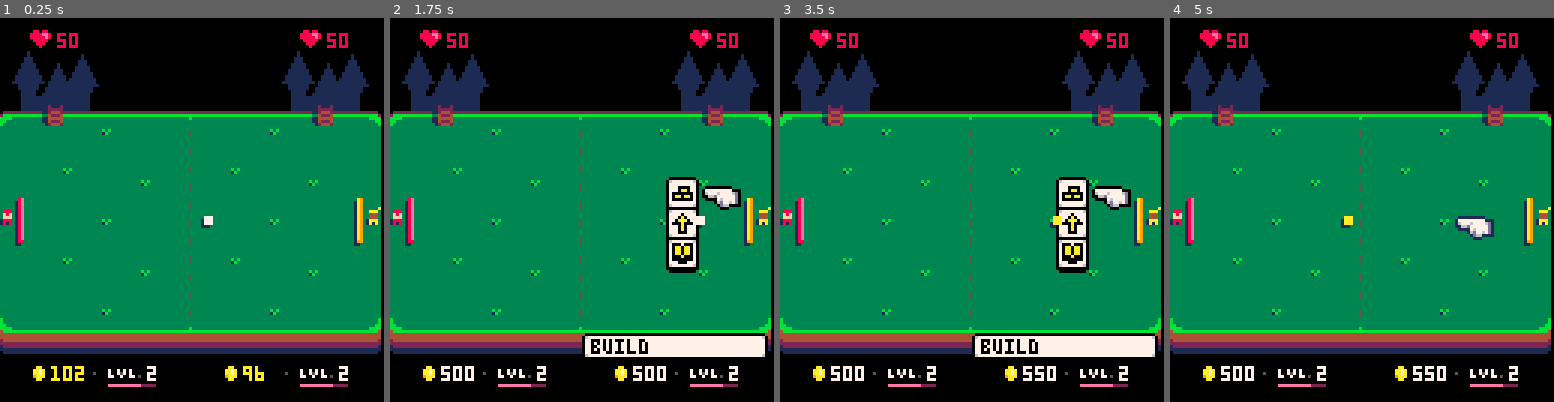
Above: before the commit, frames 1-4 (left to right).
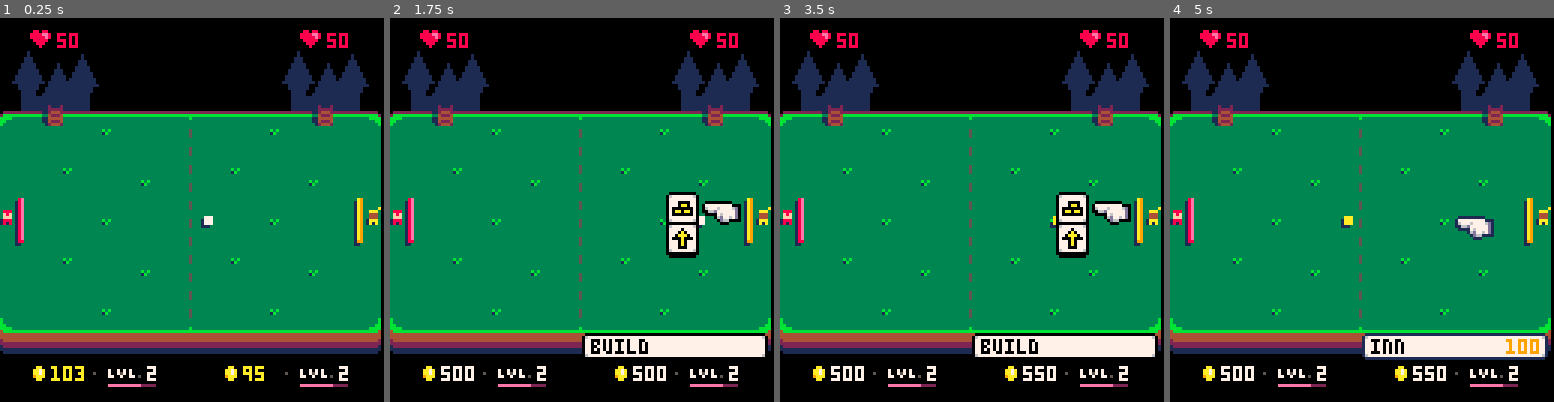
Above: after the commit, the same moments.

Repository: aylanonsense/arpongi
Game: PICO-8 cartridge cart.p8
Same seed, same stepped clock (60 frames per second), same inputs: the game is played once before the commit and once after it.
Inputs:
- Up to frame 1 (0.25 s): no input
- Up to frame 2 (1.75 s): tap X (X key) at 0.33, 1.07 s; tap O (Z key) at 0.7, 1.7 s; hold Right from 1.6 s (still down)
- Up to frame 3 (3.5 s): tap X (X key) at 1.85, 2.97 s; release Right at 2.1 s; tap O (Z key) every 0.4 s from 2.1 to 3.3 s; hold Up 2.15-2.42 s; hold Right 2.47-3.03 s; hold Left from 3.08 s (still down)
- Up to frame 4 (5 s): release Left at 3.58 s; hold Down 3.63-3.97 s; tap O (Z key) every 0.4 s from 3.7 to 4.9 s; hold Right 4.02-4.68 s; tap X (X key) at 4.08 s; hold Up from 4.73 s (still down)

The runs differ from the first frame. In frame 1, less than 0.1% of the frame differs, in the area x 19-69%, y 90-94%; in frame 2, 2.2%; in frame 3, 2.2%; in frame 4, 3.4%, in the area x 50-99%, y 82-90%.

Commit message:
Oy 'em buildin's ken get bigga an' bigga

Diff:
--- a/cart.p8
+++ b/cart.p8
@@ -5,9 +5,6 @@
 --[[
 
 todo:
-	render layers
-	upgrading buildings
-	building over another building destroys it first
 	ball gradually speeds up
 	the game ends when a commander reaches 0 hp
 	sound effects
@@ -19,6 +16,13 @@
 	gain xp
 	leveling up
 
+render layers:
+	2:	plots/grass
+	3:	troops
+	5:	buildings, players, ball
+	7:	effects
+	8:	menus
+	9:	ui
 
 platform channels:
 	1:	level bounds
@@ -77,10 +81,18 @@
 			local x=ternary(self.is_facing_left,92,24)
 			self.primary_menu=spawn_entity("menu",x,63,{
 				commander=self,
-				menu_items={{1,"build"},{2,"upgrade"},{3,"cast spell"}},
+				menu_items={{1,"build"},{2,"upgrade"}},--,{3,"cast spell"}},
 				on_select=function(self,item,index)
+					-- build
 					if index==1 then
 						self.commander.build_menu:show()
+						self:hide()
+					-- upgrade
+					elseif index==2 then
+						local location_menu=self.commander.location_menu
+						location_menu.action="upgrade"
+						location_menu.prev_choice=item
+						location_menu:show(mid(1,flr(#location_menu.menu_items*(self.commander.y-20+self.commander.height/2)/75),#location_menu.menu_items))
 						self:hide()
 					end
 				end
@@ -92,7 +104,7 @@
 					self:hide()
 					local location_menu=self.commander.location_menu
 					location_menu.action="build"
-					location_menu.build_choice=item
+					location_menu.prev_choice=item
 					location_menu:show(mid(1,flr(#location_menu.menu_items*(self.commander.y-20+self.commander.height/2)/75),#location_menu.menu_items))
 				end
 			})
@@ -101,10 +113,21 @@
 				menu_items=self.plots.locations,
 				on_select=function(self,location)
 					if self.action=="build" then
-						if self.commander:build(self.build_choice[2],self.build_choice[4],location) then
+						if self.commander:build(self.prev_choice[2],self.prev_choice[4],location) then
 							self:hide()
 							self.commander.is_frozen=false
 						end
+					elseif self.action=="upgrade" then
+						if location.building and location.building.is_alive then
+							if  location.building.upgrades<2 and self.commander:upgrade(location.building) then
+								self:hide()
+								self.commander.is_frozen=false
+							end
+						else
+							self:hide()
+							self.commander.is_frozen=false
+						end
+
 					end
 				end
 			})
@@ -149,13 +172,24 @@
 		end,
 		build=function(self,building_type,cost,location)
 			if self.gold.amount>=cost then
-				self.gold.amount-=cost
+				self.gold:add(-cost)
+				if location.building and location.building.is_alive then
+					location.building:die()
+				end
 				location.building=spawn_entity(building_type,location.x-1,location.y-1,{
 					commander=self,
 					battle_line=location.battle_line
 				})
 				return location.building
 			end
+		end,
+		upgrade=function(self,building)
+			local cost=building.upgrade_options[building.upgrades+1][3]
+			if self.gold.amount>=cost then
+				self.gold:add(-cost)
+				building.upgrades+=1
+				return true
+			end
 		end
 	},
 	wizard={
@@ -174,6 +208,7 @@
 		sprite=2
 	},
 	counter={
+		render_layer=9,
 		amount=0,
 		displayed_amount=0,
 		update=function(self)
@@ -184,13 +219,14 @@
 			end
 		end,
 		add=function(self,amt)
-			self.amount+=amt
+			self.amount=mid(0,self.amount+amt,self.max_amount)
 		end
 	},
 	health_counter={
 		extends="counter",
 		amount=50,
 		displayed_amount=50,
+		max_amount=50,
 		min_tick=1,
 		max_tick=1,
 		width=16,
@@ -210,6 +246,7 @@
 	gold_counter={
 		extends="counter",
 		amount=500,
+		max_amount=999,
 		min_tick=9,
 		max_tick=16,
 		width=17,
@@ -229,6 +266,7 @@
 	},
 	xp_counter={
 		amount=500,
+		max_amount=1000,
 		extends="counter",
 		min_tick=18,
 		max_tick=32,
@@ -242,6 +280,7 @@
 		end
 	},
 	pop_text={
+		render_layer=7,
 		width=1,
 		height=1,
 		vy=-1.5,
@@ -268,6 +307,7 @@
 		end
 	},
 	plots={
+		render_layer=2,
 		width=31,
 		height=65,
 		init=function(self)
@@ -292,6 +332,7 @@
 		end
 	},
 	army={
+		render_layer=3,
 		init=function(self)
 			self.troops={}
 		end,
@@ -305,7 +346,7 @@
 					troop.y-=0.1
 					troop.battle_line=nil
 					if troop.y<28 then
-						commanders[ternary(commander.is_facing_left,1,2)].health.amount-=1
+						commanders[ternary(commander.is_facing_left,1,2)].health:add(-1)
 						freeze_and_shake_screen(0,5)
 						self:destroy_troop(troop)
 					end
@@ -347,6 +388,7 @@
 		end
 	},
 	menu={
+		render_layer=8,
 		width=11,
 		height=11,
 		is_visible=false,
@@ -408,7 +450,7 @@
 			draw_sprite(11,7,2,9,x,105)
 			draw_sprite(13,7,1,9,x+2,105,false,false,58)
 			draw_sprite(11,7,2,9,x+60,105,true)
-			if hint and self.hint_counter%80>40 then
+			if hint and self.hint_counter%60>30 then
 				print(hint,x+3.5,107.5,0)
 			else
 				print(text,x+3.5,107.5,0)
@@ -424,9 +466,21 @@
 	location_menu={
 		extends="menu",
 		draw=function(self)
-			local loc=self.menu_items[self.highlighted_index]
 			if self.is_visible then
+				local prev_choice=self.prev_choice
+				local loc=self.menu_items[self.highlighted_index]
 				self:render_pointer(loc.x,loc.y,4)
+				if self.action=="build" then
+					self:render_text(prev_choice[2],prev_choice[3],prev_choice[4])
+				elseif self.action=="upgrade" then
+					local location=self.menu_items[self.highlighted_index]
+					if location.building and location.building.is_alive then
+						local upgrade=location.building.upgrade_options[1+location.building.upgrades]
+						self:render_text(upgrade[1],upgrade[2],upgrade[3])
+					else
+						self:render_text("--")
+					end
+				end
 			end
 		end
 	},
@@ -463,7 +517,7 @@
 				end
 				-- take damage
 				if other.is_left_wall or other.is_right_wall then
-					commanders[ternary(other.is_left_wall,1,2)].health.amount-=10
+					commanders[ternary(other.is_left_wall,1,2)].health:add(-10)
 					freeze_and_shake_screen(0,5)
 					self:die()
 				end
@@ -474,7 +528,7 @@
 					local percent_offset=mid(-1,offset_y/max_offset,1)
 					local target_vy=1.2*percent_offset+0.6*self.vy
 					self.vy=target_vy
-					other.gold.amount+=50
+					other.gold:add(50)
 					spawn_entity("pop_text",self.x+self.width/2,other.y-5,{
 						amount=50,
 						type="gold"
@@ -540,6 +594,7 @@
 		extends="building",
 		sprite=1,
 		health_bar_height={4,6,7},
+		upgrade_options={{"keep v2","+3 troop",200},{"keep v3","+5 troop",400},{"max upgrade"}},
 		on_trigger=function(self)
 			local i
 			for i=1,5 do
@@ -552,8 +607,9 @@
 		sprite=2,
 		health_bar_height={2,2,2},
 		offset_y=4,
+		upgrade_options={{"farm v2","+5 gold",200},{"farm v3","+10 gold",400},{"max upgrade"}},
 		on_trigger=function(self,other)
-			self.commander.gold.amount+=25
+			self.commander.gold:add(25)
 			spawn_entity("pop_text",self.x+self.width/2,other.y-5,{
 				amount=25,
 				type="gold"
@@ -564,8 +620,9 @@
 		extends="building",
 		sprite=3,
 		health_bar_height={3,4,5},
+		upgrade_options={{"inn v2","+5 health",200},{"inn v3","+10 health",400},{"max upgrade"}},
 		on_trigger=function(self,other)
-			self.commander.health.amount+=3
+			self.commander.health:add(3)
 			spawn_entity("pop_text",self.x+self.width/2,other.y-5,{
 				amount=3,
 				type="health"
@@ -659,6 +716,15 @@
 	for entity in all(entities) do
 		if not entity.is_alive then
 			del(entities,entity)
+		end
+	end
+	-- sort entities for rendering
+	local i
+	for i=1,#entities do
+		local j=i
+		while j>1 and is_rendered_on_top_of(entities[j-1],entities[j]) do
+			entities[j],entities[j-1]=entities[j-1],entities[j]
+			j-=1
 		end
 	end
 end
@@ -741,6 +807,7 @@
 			platform_channel=0,
 			hit_channel=0,
 			hurt_channel=0,
+			render_layer=5,
 			invincibility_frames=0,
 			init=noop,
 			update=function(self)
@@ -869,6 +936,10 @@
 	end
 	-- return the new entity
 	return entity
+end
+
+function is_rendered_on_top_of(a,b)
+	return ternary(a.render_layer==b.render_layer,a.y+a.height/2>b.y+b.height/2,a.render_layer>b.render_layer)
 end
 
 function freeze_and_shake_screen(f,s)
